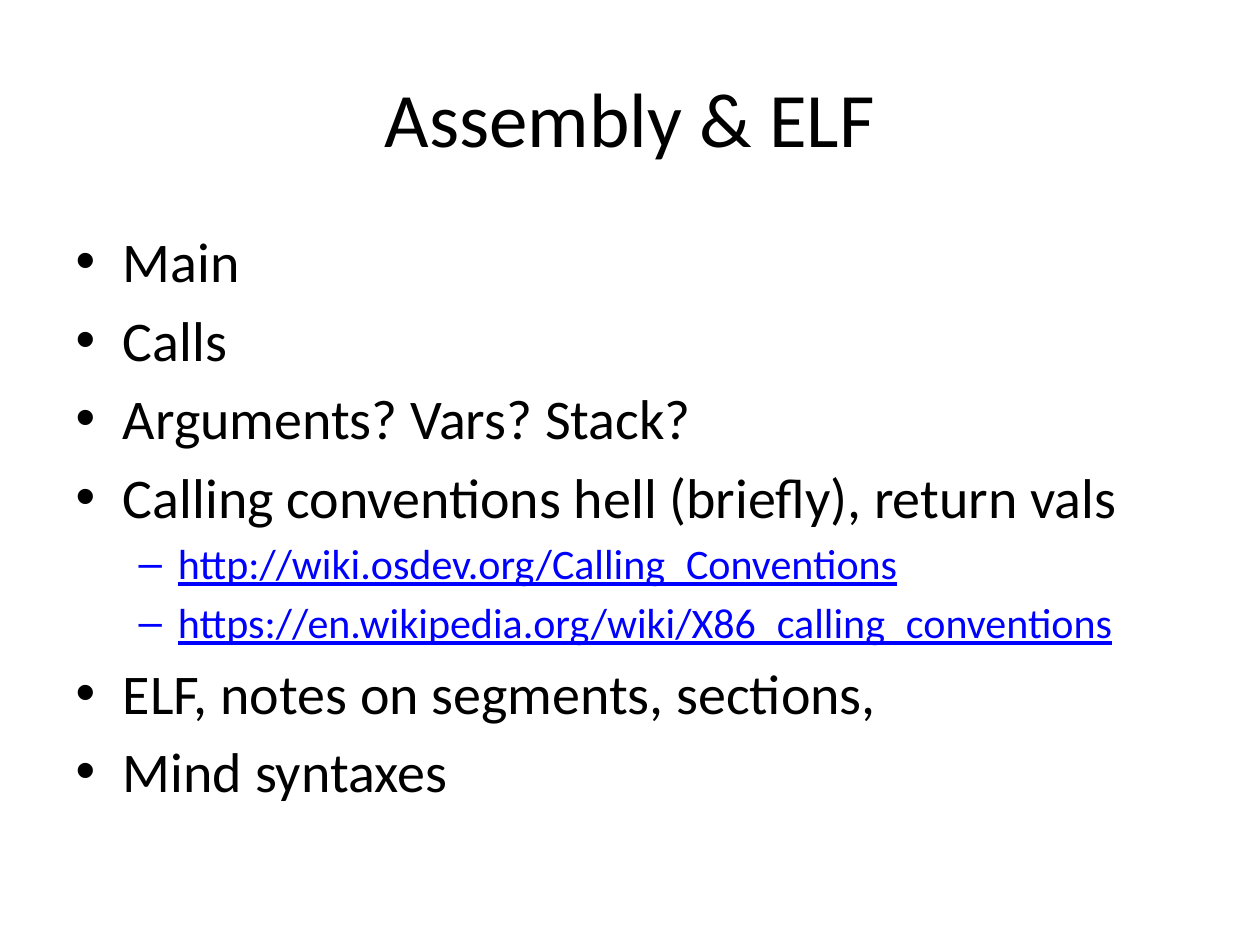
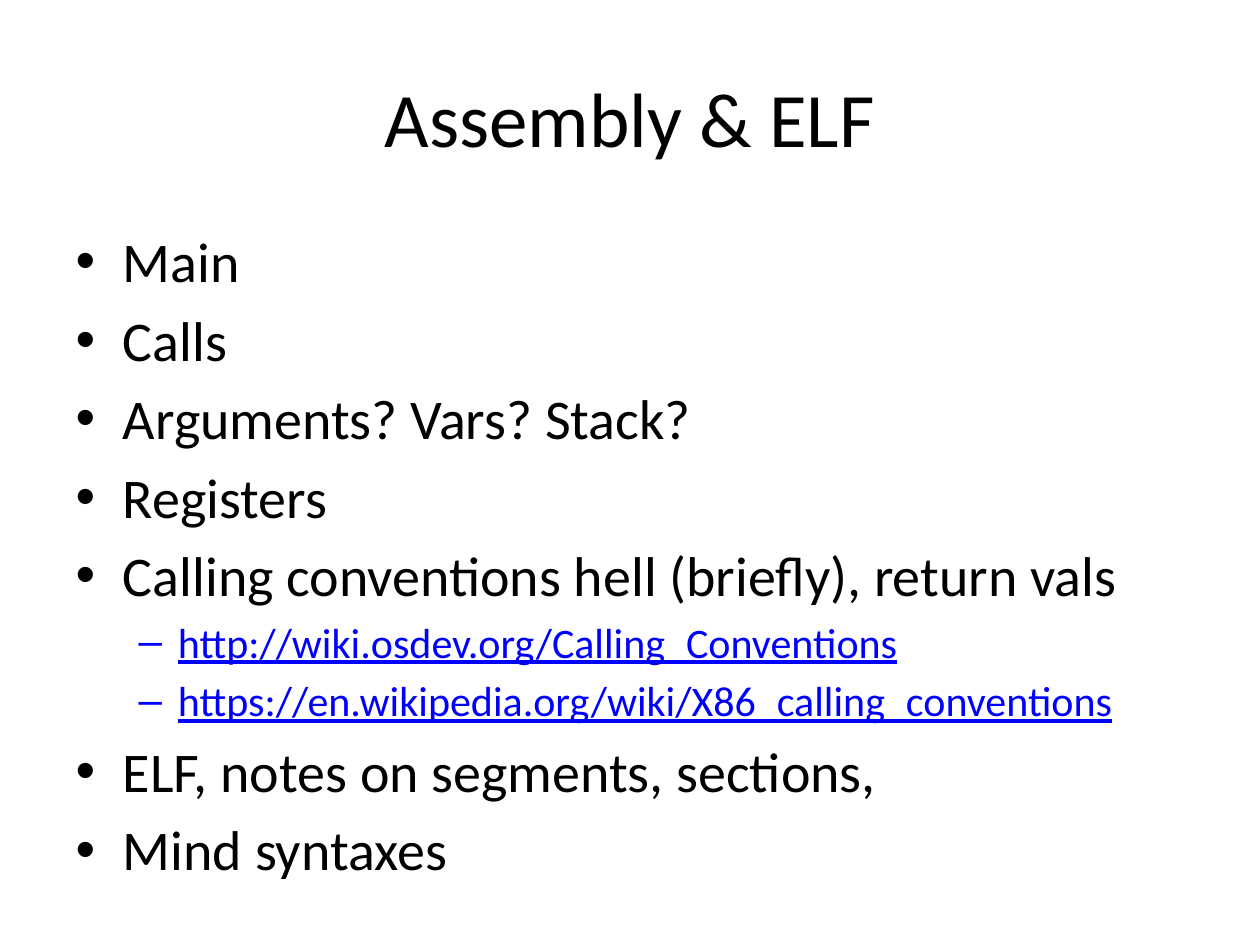
Before and after one commit to m0t/liatioan, a slide deck: slide 3 of slides.pptx. Drawn at 1260x945 pixels with LibreOffice and Linux fonts; fonts in the diff are those of the drawing. Boxes give left, top, right and bottom in pixels: in the first picture for what was removed or moved away, otherwise in the second. Text is boxed around its words. In the diff, an @@ line names an element or a change of style, - is before the commit and + after.

```diff
--- a/slides.pptx
+++ b/slides.pptx
@@ text at (x1=123, y1=479, x2=327, y2=528): paragraph added @@
+• Registers
```
Also in this commit, not shown: 4 other slides changed, 1 other file.
